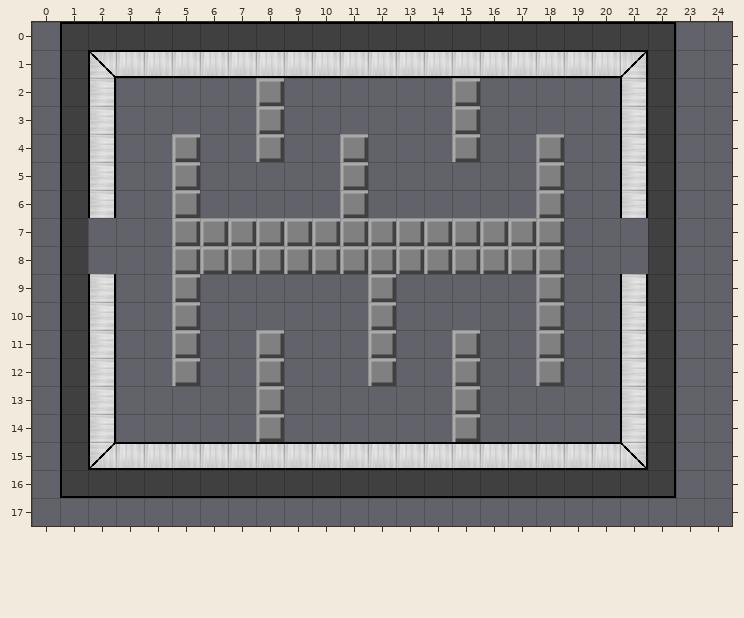
Two versions of a level (Tiled map, src/level/forrestroom2.tmx). Above: the version before the commit.
Cells are 32x32 px. Shown: x 0..24, y 0..17.
And afterwards:
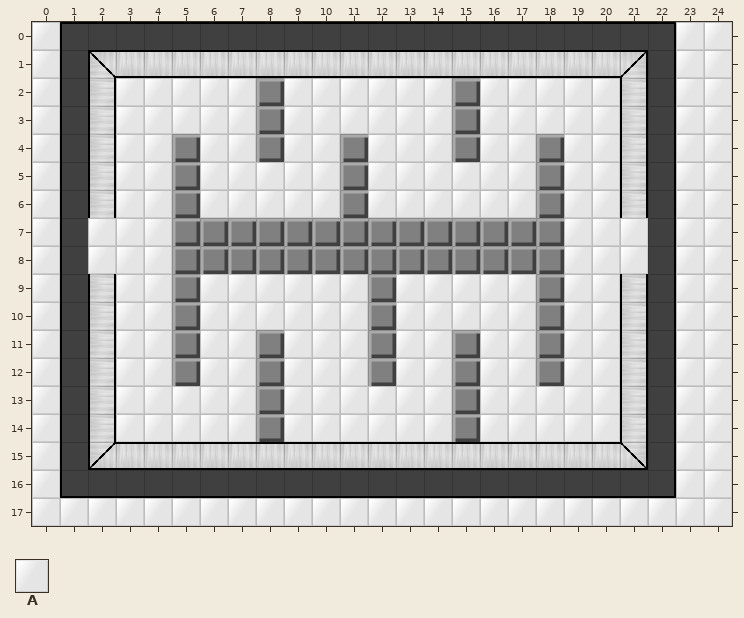
Key: from "room_tileset": A 36.
_ is an empty cell.
Tiles of an added or newly shown layer are drawn over the layers below it.
From old to new:
Layer "Tile Layer 2" (added):
y 0..1: x 0 _ -> A; x 23..24 __ -> AA
y 2..3: x 0 _ -> A; x 3..7 _____ -> AAAAA; x 9..14 ______ -> AAAAAA; x 16..20 _____ -> AAAAA; x 23..24 __ -> AA
y 4: x 0 _ -> A; x 3..4 __ -> AA; x 6..7 __ -> AA; x 9..10 __ -> AA; x 12..14 ___ -> AAA; x 16..17 __ -> AA; x 19..20 __ -> AA; x 23..24 __ -> AA
y 5..6: x 0 _ -> A; x 3..4 __ -> AA; x 6..10 _____ -> AAAAA; x 12..17 ______ -> AAAAAA; x 19..20 __ -> AA; x 23..24 __ -> AA
y 7..8: x 0 _ -> A; x 2..4 ___ -> AAA; x 19..21 ___ -> AAA; x 23..24 __ -> AA
y 9..10: x 0 _ -> A; x 3..4 __ -> AA; x 6..11 ______ -> AAAAAA; x 13..17 _____ -> AAAAA; x 19..20 __ -> AA; x 23..24 __ -> AA
y 11..12: x 0 _ -> A; x 3..4 __ -> AA; x 6..7 __ -> AA; x 9..11 ___ -> AAA; x 13..14 __ -> AA; x 16..17 __ -> AA; x 19..20 __ -> AA; x 23..24 __ -> AA
y 13..14: x 0 _ -> A; x 3..7 _____ -> AAAAA; x 9..14 ______ -> AAAAAA; x 16..20 _____ -> AAAAA; x 23..24 __ -> AA
y 15..16: x 0 _ -> A; x 23..24 __ -> AA
y 17: x 0..24 _________________________ -> AAAAAAAAAAAAAAAAAAAAAAAAA
Pixel boxes of the changes (left, top, right, bottom) in both pictures:
added: (32, 22, 732, 526)
